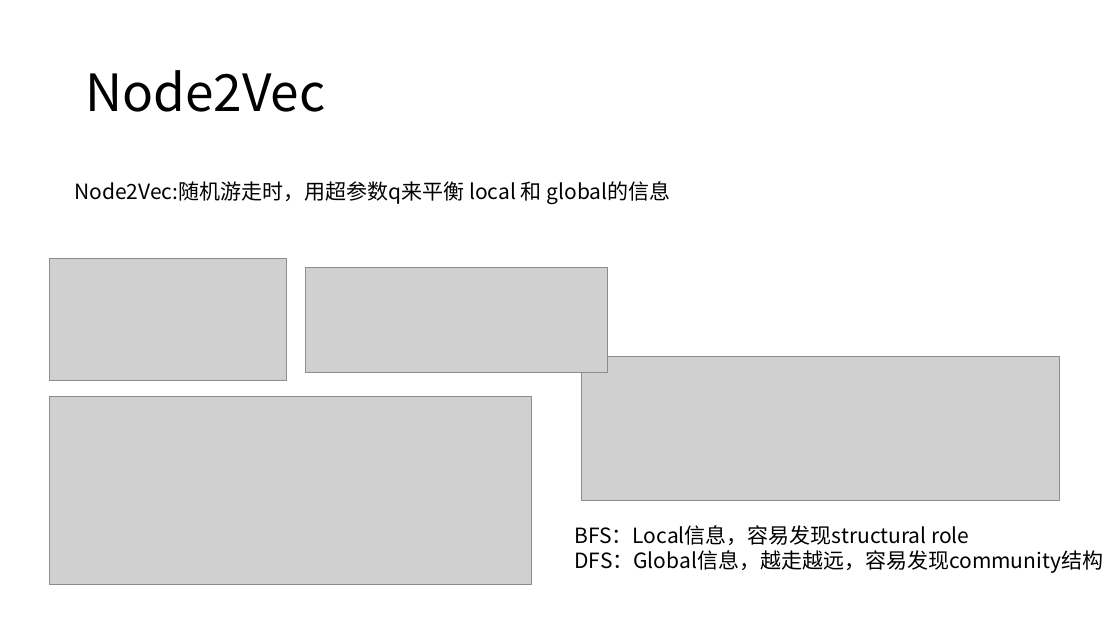
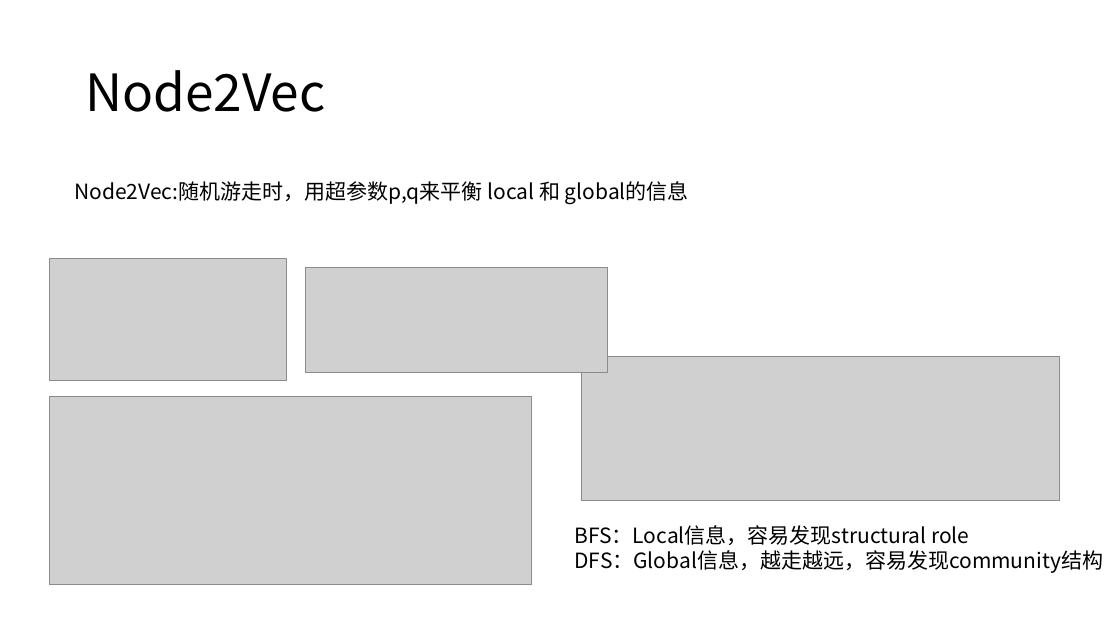
Before and after one commit to shmilysyq/rcmd_paper, a slide deck: slide 14 of embedding/graph embedding/Representation Learning on Graphs.pptx. Drawn at 1120x630 pixels with LibreOffice and Linux fonts; fonts in the diff are those of the drawing; grey boxes stand for pictures. Boxes give left, top, right and bottom in pixels: in the first picture for what was removed or moved away, otherwise in the second. Text is boxed around its words. In the diff, an @@ line names an element or a change of style, - is before the commit and + after.

```diff
--- a/embedding/graph embedding/Representation Learning on Graphs.pptx
+++ b/embedding/graph embedding/Representation Learning on Graphs.pptx
@@ text at [74, 181, 689, 204]: text changed @@
-Node2Vec:随机游走时，用超参数q来平衡 local 和 global的信息
+Node2Vec:随机游走时，用超参数p,q来平衡 local 和 global的信息
```
Also in this commit, not shown: 1 other slide changed, 4 other files.
